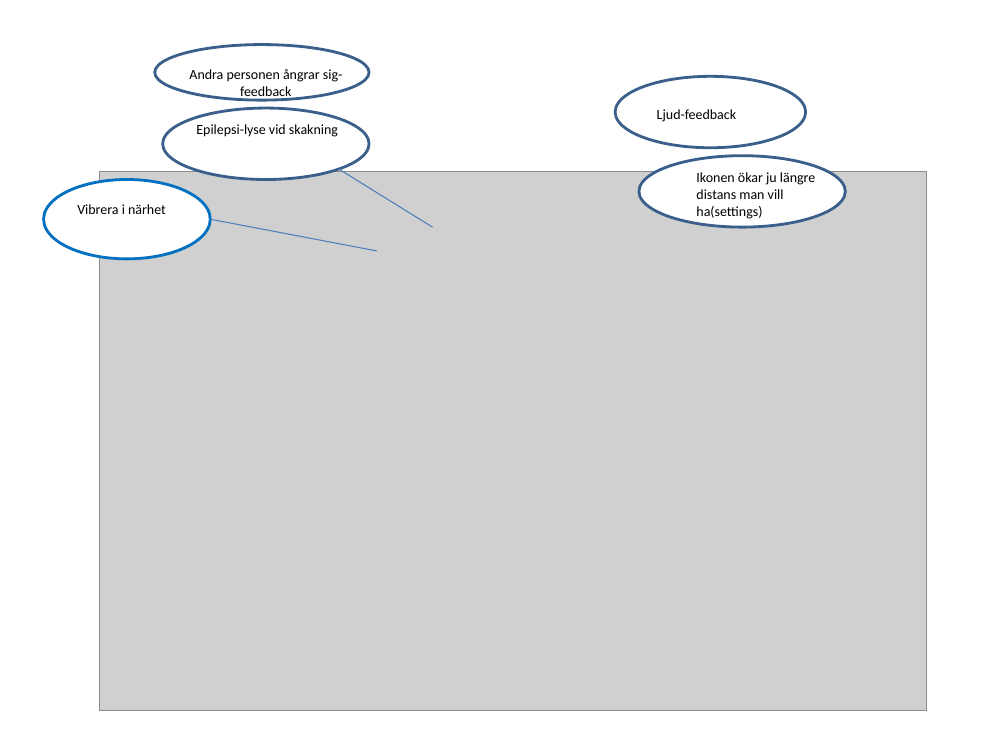
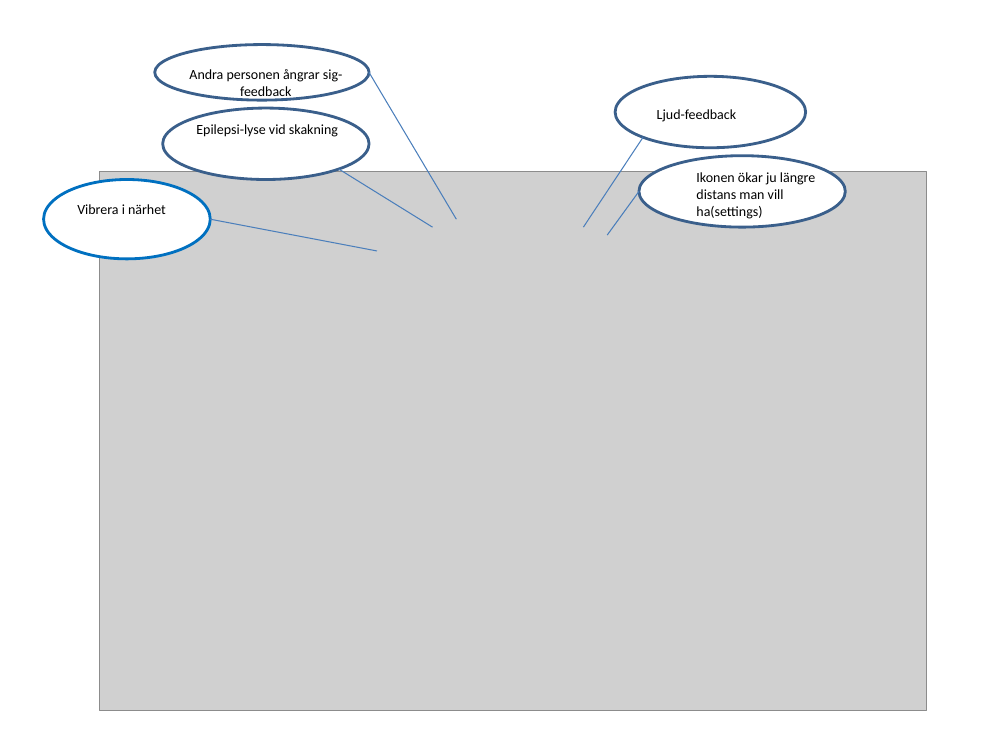
Before and after one commit to Mattemagikern/MAMN01, a slide deck: slide 1 of Presentation/hugtree.pptx. Drawn at 1008x756 pixels with LibreOffice and Linux fonts; fonts in the diff are those of the drawing; grey boxes stand for pictures. Boxes give left, top, right and bottom in pixels: in the first picture for what was removed or moved away, otherwise in the second. Text is boxed around its words. In the diff, an @@ line names an element or a change of style, - is before the commit and + after.

```diff
--- a/Presentation/hugtree.pptx
+++ b/Presentation/hugtree.pptx
@@ line added from (369, 73) to (457, 220), #4B7EBC 0.75 pt @@
@@ line added from (643, 137) to (584, 227), #4B7EBC 0.75 pt @@
@@ line added from (639, 192) to (607, 235), #4B7EBC 0.75 pt @@
```
Also in this commit, not shown: 8 other files.
